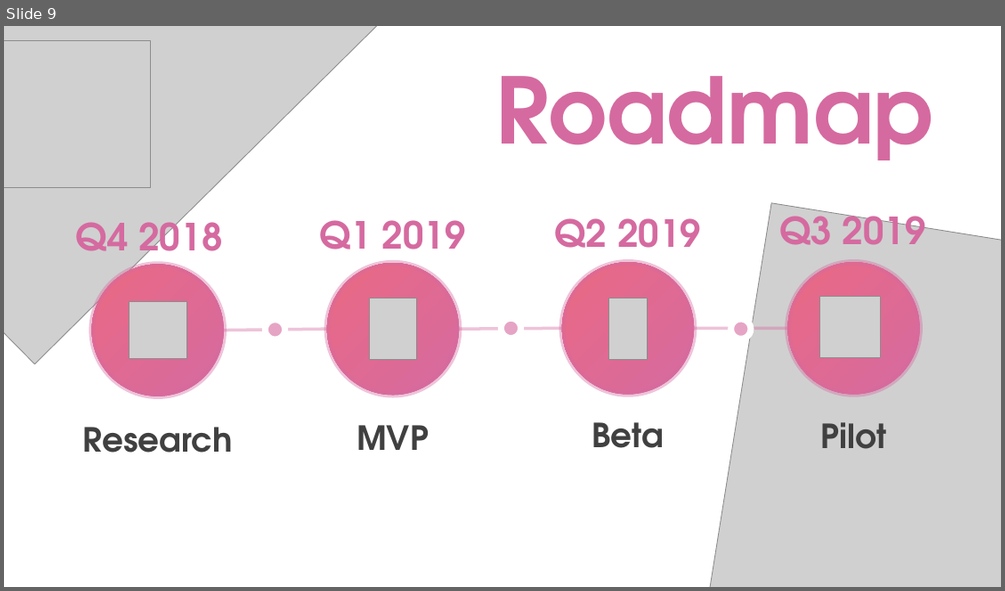
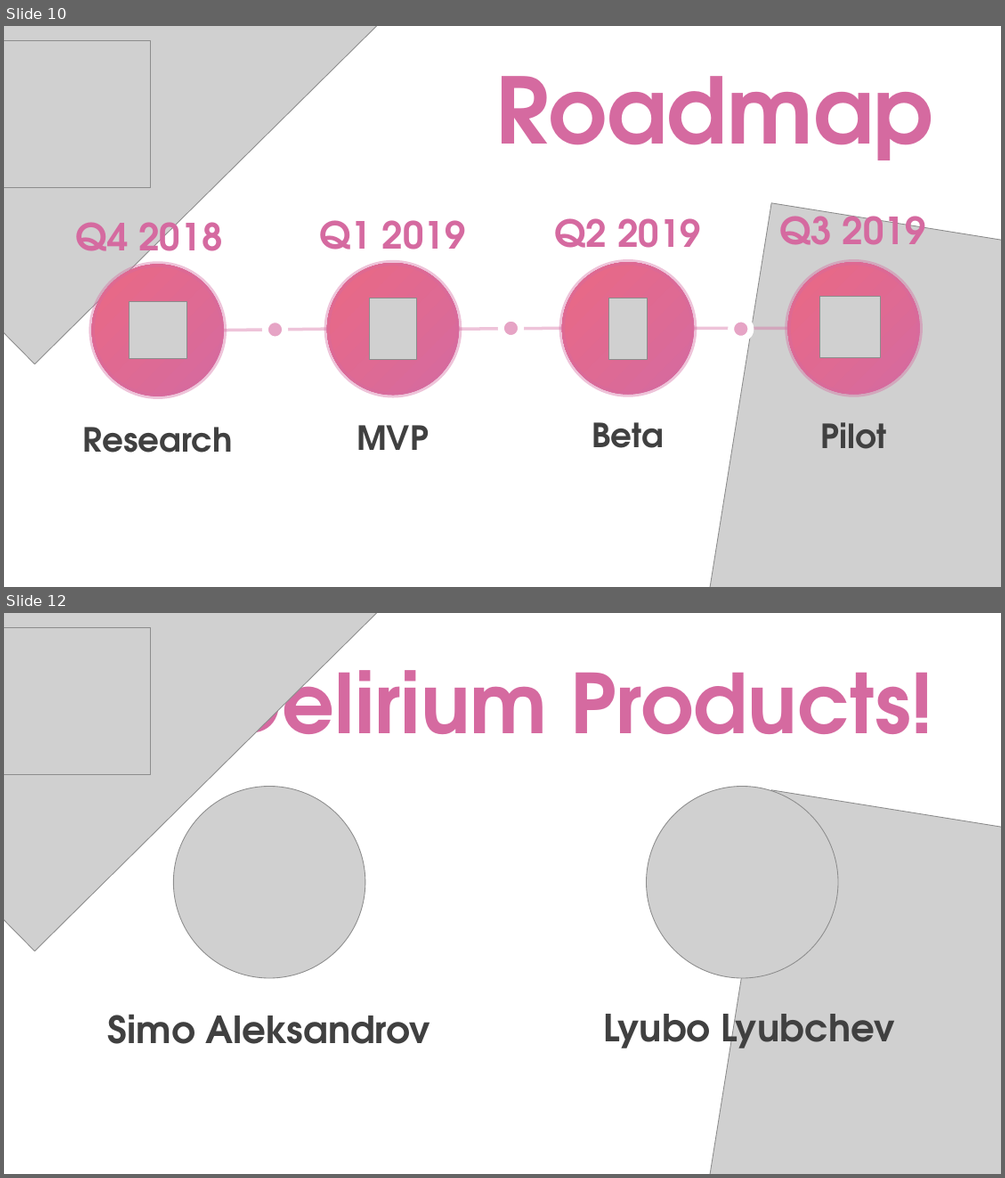
Before and after one commit to DeliriumProducts/luncher-box, a slide deck: presentation/softuniada/presentation.pptx. Shown one above the other, each under a label of ours: slide 9 before the commit, slides 10 and 12 after it; the slides between them are not shown. The pictures are 1005x591 and 1005x1178 pixels, drawn with LibreOffice and Linux fonts; fonts in the diff are those of the drawing; grey boxes stand for pictures. Boxes give left, top, right and bottom in pixels: in the first picture for what was removed or moved away, otherwise in the second. Text is boxed around its words. In the diff, an @@ line names an element or a change of style, - is before the commit and + after.

```diff
--- a/presentation/softuniada/presentation.pptx
+++ b/presentation/softuniada/presentation.pptx
@@ slide 12 added at box(4, 613, 1001, 1174), background #FFFFFF @@
@@ picture added at box(4, 613, 429, 950) @@
@@ picture added at box(4, 628, 151, 774) @@
@@ title added at box(225, 643, 933, 763), 79.2 pt, text gradient #D56AA0 to #EA6984, bold @@
+Delirium Products!
@@ picture added at box(174, 787, 366, 979) @@
@@ picture added at box(647, 787, 839, 979) @@
@@ picture added at box(684, 789, 1001, 1174) @@
@@ text added at box(603, 1001, 895, 1057), 36 pt, text #404040, bold @@
+Lyubo Lyubchev
@@ text added at box(108, 1013, 430, 1044), 36 pt, text #404040, bold @@
+Simo Aleksandrov
@@ what was slide 9 is now slide 10 @@
```
Also in this commit, not shown: 1 slide changed, 3 other slides added, 1 other file.
